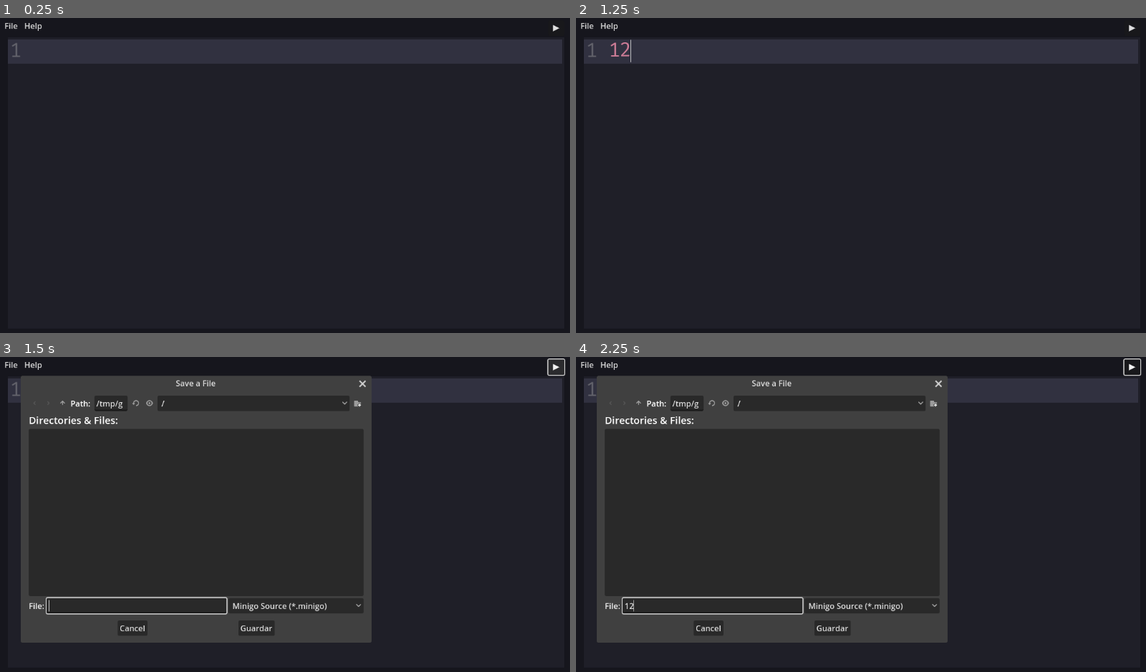
Above: before the commit, frames 1-4 (two rows, left to right).
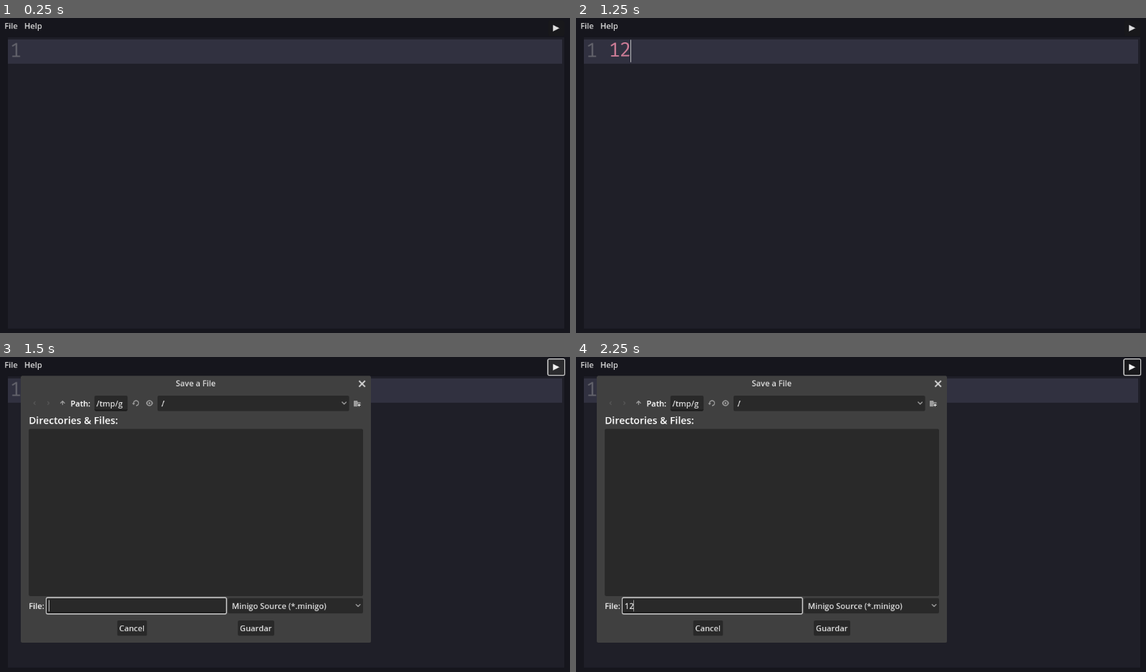
Above: after the commit, the same moments.

Repository: mortalcr/Tronchaeditor
Game: Godot game, scene res://mainsc.tscn
Same seed, same stepped clock (60 frames per second), same inputs: the game is played once before the commit and once after it.
Inputs (mouse positions are in pixels of both pictures, inside the frame that each line leads up to):
- Up to frame 1 (0.25 s): no input
- Up to frame 2 (1.25 s): click (861, 181) at 0.52 s; type "12" at 0.6 s
- Up to frame 3 (1.5 s): click "▶" at 1.25 s
- Up to frame 4 (2.25 s): click (712, 605) at 2.02 s; type "12" at 2.1 s

Frames 1-2 are identical in both runs. In frame 3, 0.4% of the frame differs, in the area x 20-66%, y 6-91%; in frame 4, 0.4%.

Commit message:
fix: autocompletion now works when opening a file

Diff:
--- a/CodeEdit.gd
+++ b/CodeEdit.gd
@@ -74,9 +74,7 @@
 func to_color(color: String) -> Color:
 	return Color.from_string(color, "#ff0000");
 
-
-
-func _ready():
+func code_completion():
 	code_completion_enabled = true
 	text_changed.connect(func():
 		request_code_completion()
@@ -88,8 +86,14 @@
 		var word = ""
 		if last_space > -1:
 			word = text_for_completion.substr(last_space + 1, completion_index - last_space - 1)
+			var last_newline = word.rfind("\n")
+			if last_newline > -1:
+				word = word.substr(last_newline + 1)
 		else:
 			word = text_for_completion.substr(0, completion_index)
+			var last_newline = word.rfind("\n")
+			if last_newline > -1:
+				word = word.substr(last_newline + 1)
 		word = word.strip_edges()
 		var completions = {
 			"func": "func FuncName() {};",
@@ -133,7 +137,7 @@
 			"error": "error();",
 		}
 
-		keywords = ["main","func", "return", "if", "else", "package" …(310 unchanged characters)…
+		keywords = ["func", "return", "if", "else", "package" …(310 unchanged characters)…
 
 		for words in keywords:
 			if word.begins_with(words[0]) and words.is_subsequence_of(words):
@@ -141,6 +145,9 @@
 					add_code_completion_option(CodeEdit.KIND_PLAIN_TEXT, words, completions[words])
 		update_code_completion_options(false)
 	)
+
+func _ready():
+	code_completion()
 	var code_highlighter: CodeHighlighter = CodeHighlighter.new()
 	code_highlighter.number_color = colors.number
 	code_highlighter.function_color = colors.function
--- a/app.gd
+++ b/app.gd
@@ -22,7 +22,6 @@
 	$MenuButtonHelp.get_popup().add_item("Godot Website")
 	$MenuButtonHelp.get_popup().add_item("About")
 	$MenuButtonHelp.get_popup().id_pressed.connect(_on_Help_pressed)
-
 
 func update_window_title():
 	DisplayServer.window_set_title(app_name + " - " + current_file.get_file())
@@ -76,10 +75,10 @@
 		current_file = path
 		update_window_title()
 
+var keywords
 
 func _on_code_edit_text_changed():
 	edited = true
-
 
 func _notification(what):
 	if what == NOTIFICATION_WM_CLOSE_REQUEST:
